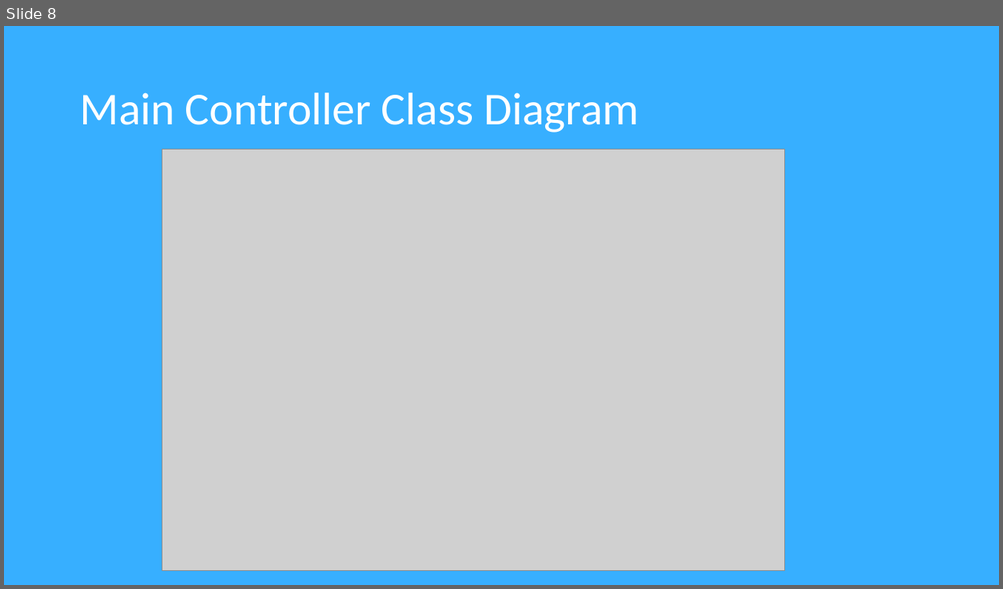
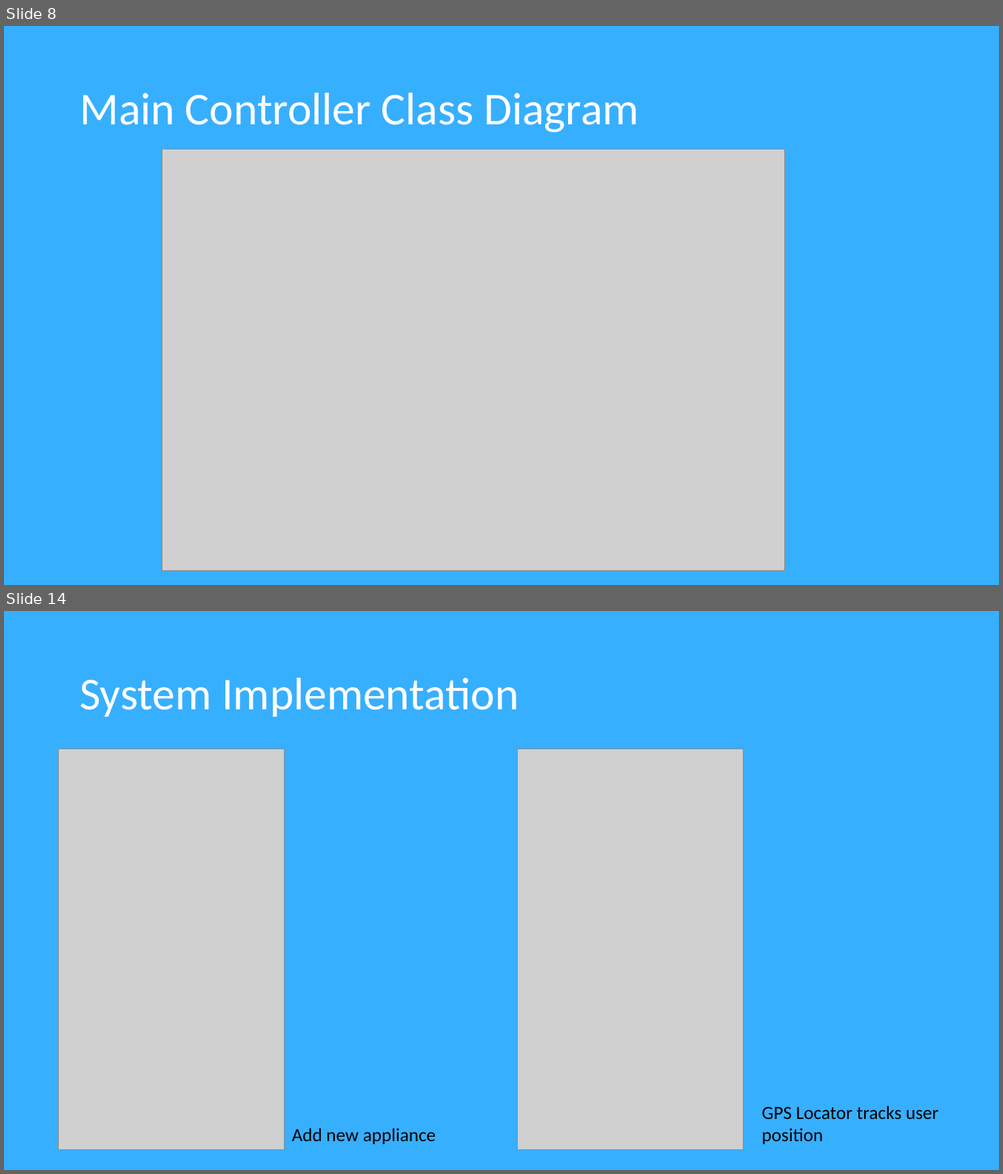
Before and after one commit to Software2015T1/SimpleLife, a slide deck: diagrams and requirements/SIMPLE LIFE.pptx. Shown one above the other, each under a label of ours: slide 8 before the commit, slides 8 and 14 after it; the slides between them are not shown. The pictures are 1003x589 and 1003x1174 pixels, drawn with LibreOffice and Linux fonts; fonts in the diff are those of the drawing; grey boxes stand for pictures. Boxes give left, top, right and bottom in pixels: in the first picture for what was removed or moved away, otherwise in the second. Text is boxed around its words. In the diff, an @@ line names an element or a change of style, - is before the commit and + after.

```diff
--- a/diagrams and requirements/SIMPLE LIFE.pptx
+++ b/diagrams and requirements/SIMPLE LIFE.pptx
@@ slide 14 added at [4,611,999,1170], background #37AFFF @@
@@ title added at [79,678,518,717], 44 pt, text #FFFFFF @@
+System Implementation
@@ picture added at [59,749,284,1150] @@
@@ picture added at [518,749,743,1150] @@
@@ text added at [762,1106,938,1145], 18 pt, text #000000 @@
+GPS Locator tracks user position
@@ text added at [292,1128,436,1145], 18 pt, text #000000 @@
+Add new appliance
```
Also in this commit, not shown: 6 slides changed, 2 other slides added.
